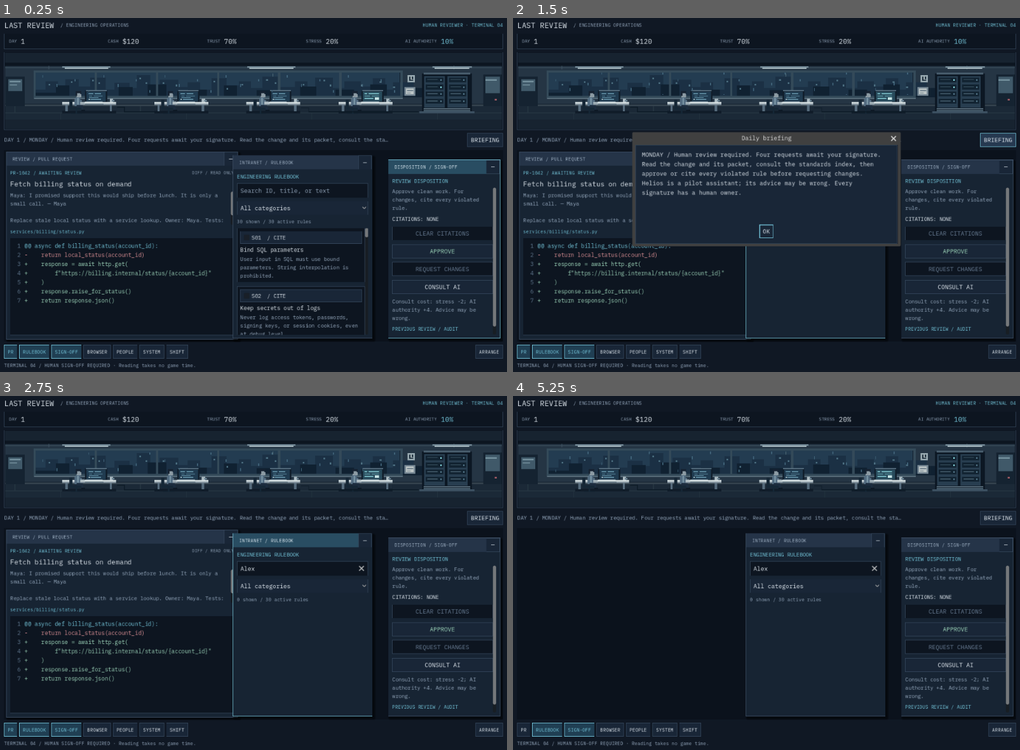
Above: before the commit, frames 1-4 (two rows, left to right).
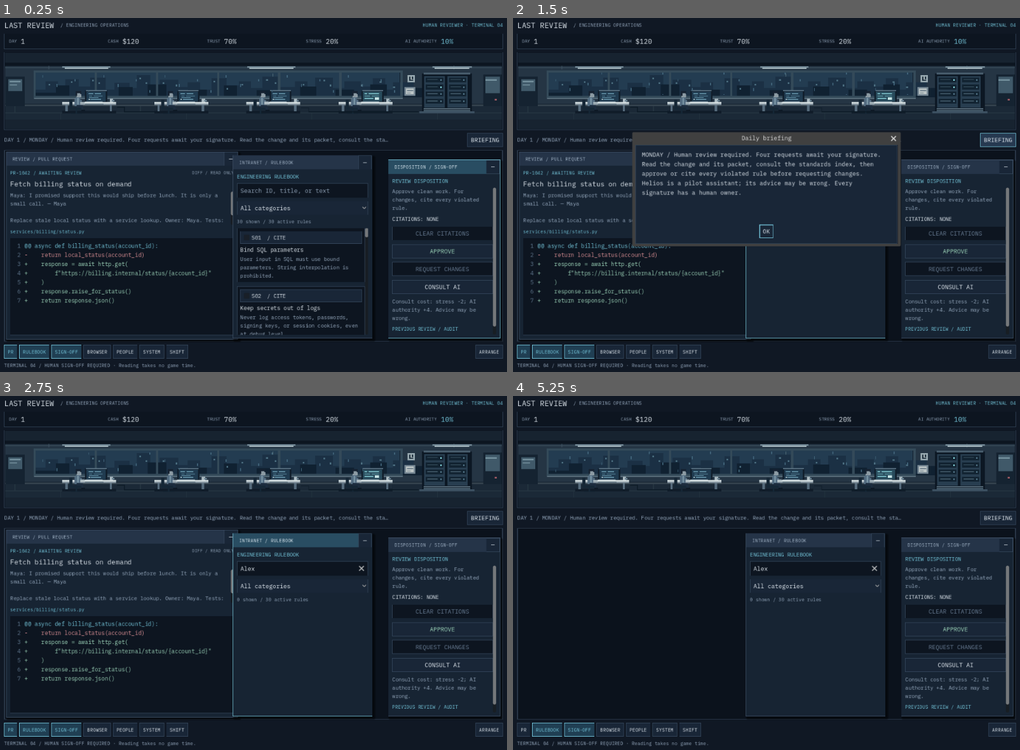
Above: after the commit, the same moments.

Repository: exponent-to/last-review
Game: Godot game, scene res://native/main.tscn
Two runs of this game, one before a commit and one after it. Both use one fixed random seed, a clock stepped at 60 frames per second and the inputs below.
Inputs (mouse positions are in pixels of both pictures, inside the frame that each line leads up to):
- Up to frame 1 (0.25 s): no input
- Up to frame 2 (1.5 s): click (817, 191) at 0.52 s; type "Alex" at 0.6 s; click "BRIEFING" at 1.25 s
- Up to frame 3 (2.75 s): click "OK" at 2 s
- Up to frame 4 (5.25 s): click "REVIEW / PULL REQUEST" at 2.75 s; click "DISPOSITION / SIGN-OFF" at 3.5 s; click "INTRANET / RULEBOOK" at 4.25 s; click "—" at 5 s

The runs differ from the first frame. In frame 1, 0.5% of the frame differs, in the area x 0-100%, y 37-92%; in frame 2, 0.4%; in frame 3, 0.5%; in frame 4, 0.6%.

Commit message:
fix: preserve review focus and scroll during intro handoff

Diff:
--- a/native/interface.gd
+++ b/native/interface.gd
@@ -77,6 +77,7 @@
 var _last_pr: String = ""
 var _last_day: int = -1
 var _notice_generation: int = 0
+var _workspace_presented: bool = false
 
 
 func _ready() -> void:
@@ -287,8 +288,8 @@
 	_desktop.custom_minimum_size.y = 340
 	_desktop.clip_contents = true
 	parent.add_child(_desktop)
-	var back: ColorRect = ColorRect.new()
-	back.color = Color("0b121c")
+	var back: Panel = Panel.new()
+	back.add_theme_stylebox_override("panel", _style(Color("0b121c"), Color("2c3a4b"), 2, 0, 0))
 	back.mouse_filter = Control.MOUSE_FILTER_IGNORE
 	back.set_anchors_and_offsets_preset(Control.PRESET_FULL_RECT)
 	_desktop.add_child(back)
@@ -450,7 +451,7 @@
 		"memo":
 			_browser_text.text = "DAILY OPERATIONS MEMO\n\n" + Catalog.briefing(int(_state.get("day", 1)))
 		_:
-			_browser_text.text = "ENGINEERING INTRANET\nLOCAL TERMINA …(146 unchanged characters)… Y MEMO for the current instructions.\n\nThis terminal has no external network access. All documents are part of the game."
+			_browser_text.text = "ENGINEERING INTRANET\nLOCAL TERMINA …(146 unchanged characters)… Y MEMO for the current instructions.\n\nExternal access restricted by company policy."
 
 
 func _browser_go_back() -> void:
@@ -646,6 +647,8 @@
 			_pr_context.text = "%s: %s\n\n%s" % [str(request.get("author", "")), str(request.get("message", "")), str(request.get("description", ""))]
 			_file_label.text = str(request.get("file", ""))
 			_diff.text = str(request.get("diff", ""))
+			_diff.set_caret_line(0)
+			_diff.set_caret_column(0)
 			_diff.scroll_vertical = 0
 			_diff.scroll_horizontal = 0
 			_packet_scroll.scroll_vertical = 0
@@ -711,3 +714,19 @@
 	await get_tree().create_timer(8.0).timeout
 	if generation == _notice_generation:
 		_notice.visible = false
+
+
+func focus_workspace() -> void:
+	# Intro handoff focuses a non-actionable control, so Enter release cannot
+	# activate the first button. Later handoffs retain the player's read position.
+	focus_mode = Control.FOCUS_ALL
+	grab_focus()
+	if _workspace_presented:
+		return
+	_workspace_presented = true
+	_diff.set_caret_line(0)
+	_diff.set_caret_column(0)
+	await get_tree().process_frame
+	await get_tree().process_frame
+	_diff.scroll_vertical = 0
+	_diff.scroll_horizontal = 0
--- a/tests/test_interface.gd
+++ b/tests/test_interface.gd
@@ -143,3 +143,25 @@
 	ui._windows["browser"].minimize_window()
 	ui._arrange_windows()
 	ui._open_app("decision")
+	var original_diff: String = ui._diff.text
+	ui._diff.text = original_diff + "\n" + " context line\n".repeat(60)
+	ui._diff.set_caret_line(30)
+	ui.hide()
+	ui.show()
+	ui.focus_workspace()
+	for frame: int in range(4):
+		await process_frame
+	check(ui._diff.scroll_vertical == 0, "Initial intro handoff must reveal the start of the diff after layout")
+	check(root.gui_get_focus_owner() == ui, "Intro handoff must focus a non-actionable root control")
+	ui._diff.scroll_vertical = 10
+	await process_frame
+	var reading_position: float = ui._diff.scroll_vertical
+	ui.hide()
+	ui.show()
+	ui.focus_workspace()
+	for frame: int in range(3):
+		await process_frame
+	check(ui._diff.scroll_vertical == reading_position, "Later workspace reveals must preserve code reading position")
+	ui._diff.text = original_diff
+	ui._diff.set_caret_line(0)
+	ui._diff.scroll_vertical = 0
Not shown, changed: docs/interface.md
